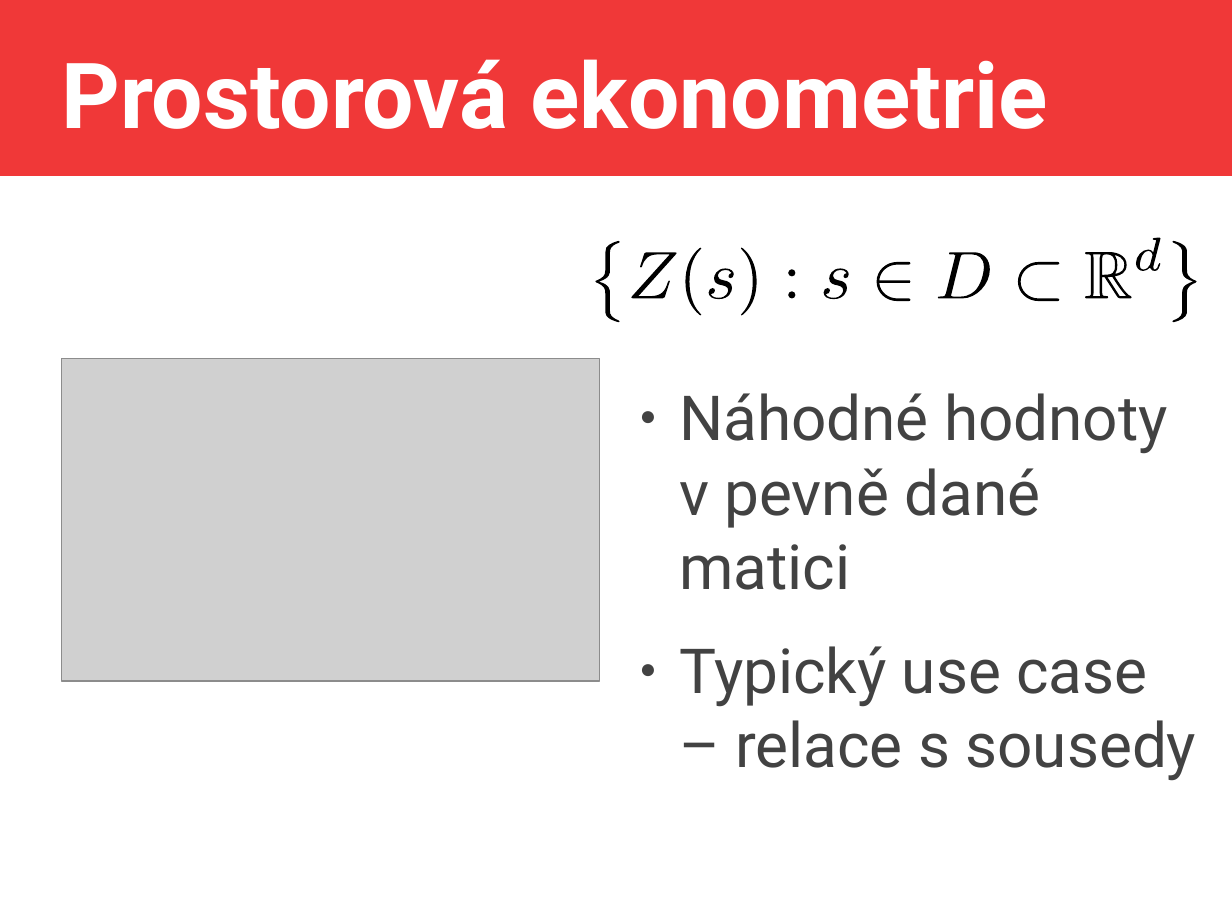
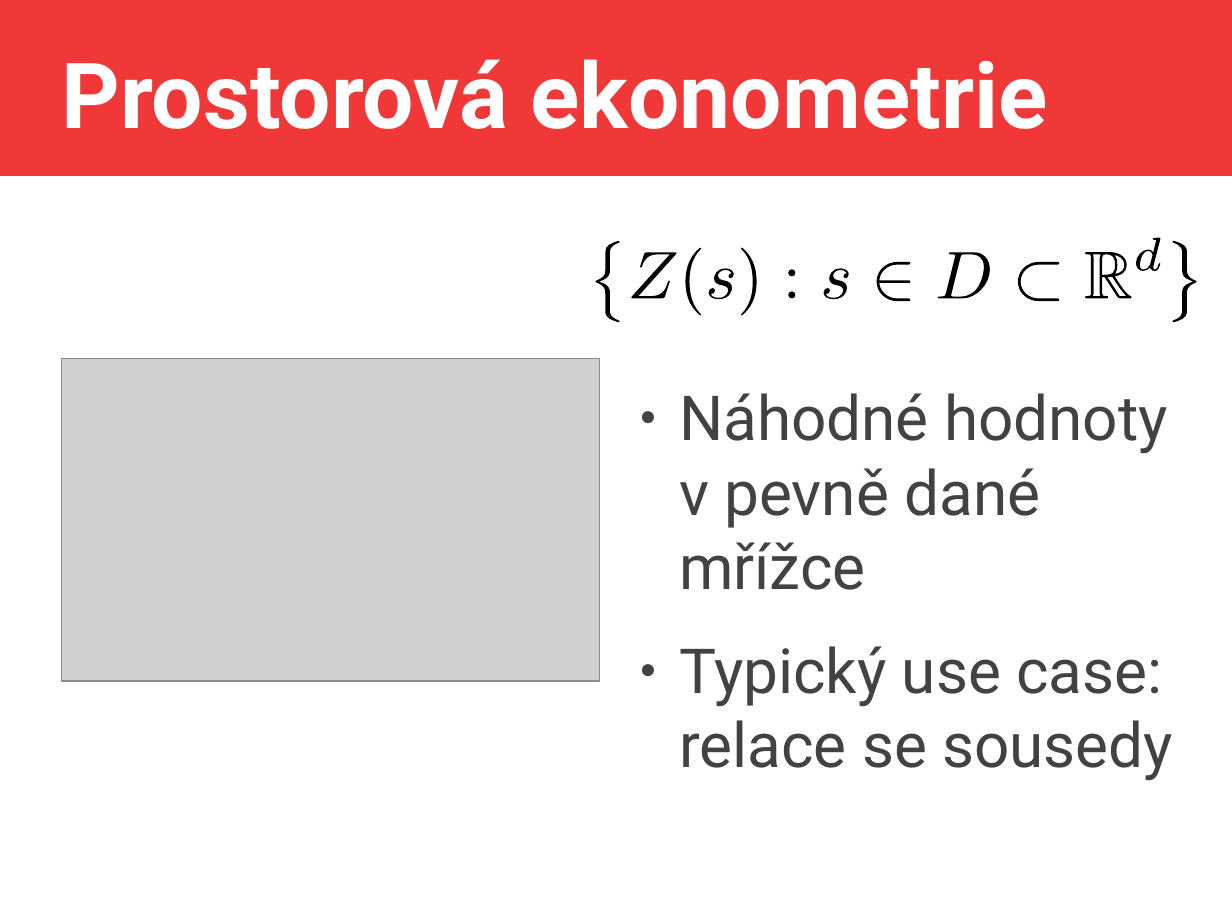
Before and after one commit to jlacko/erko-filda-2026, a slide deck: slide 19 of JLA-SDS-filda.odp. Drawn at 1232x924 pixels with LibreOffice and Linux fonts; fonts in the diff are those of the drawing; grey boxes stand for pictures. Boxes give left, top, right and bottom in pixels: in the first picture for what was removed or moved away, otherwise in the second. Text is boxed around its words. In the diff, an @@ line names an element or a change of style, - is before the commit and + after.

```diff
--- a/JLA-SDS-filda.odp
+++ b/JLA-SDS-filda.odp
@@ text at <box>679,393,1173,781</box>: text changed @@
-● Náhodné hodnoty v pevně dané matici
-● Typický use case – relace s sousedy
+● Náhodné hodnoty v pevně dané mřížce
+● Typický use case: relace se sousedy
```
Also in this commit, not shown: 5 other slides changed, 2 other files.
